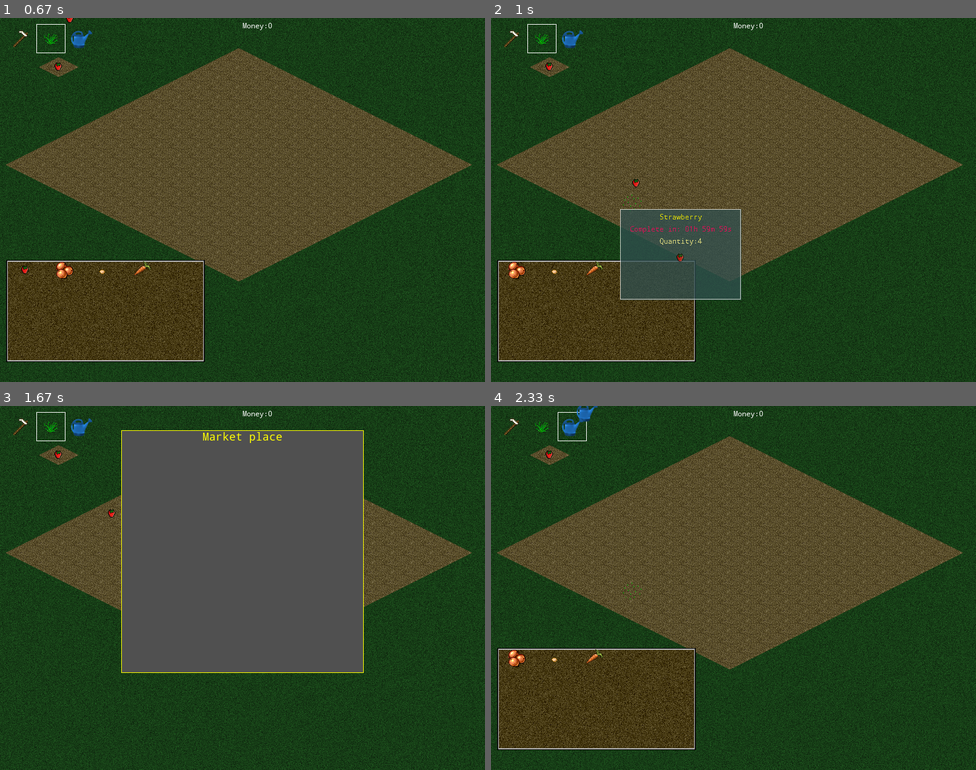
Above: before the commit, frames 1-4 (two rows, left to right).
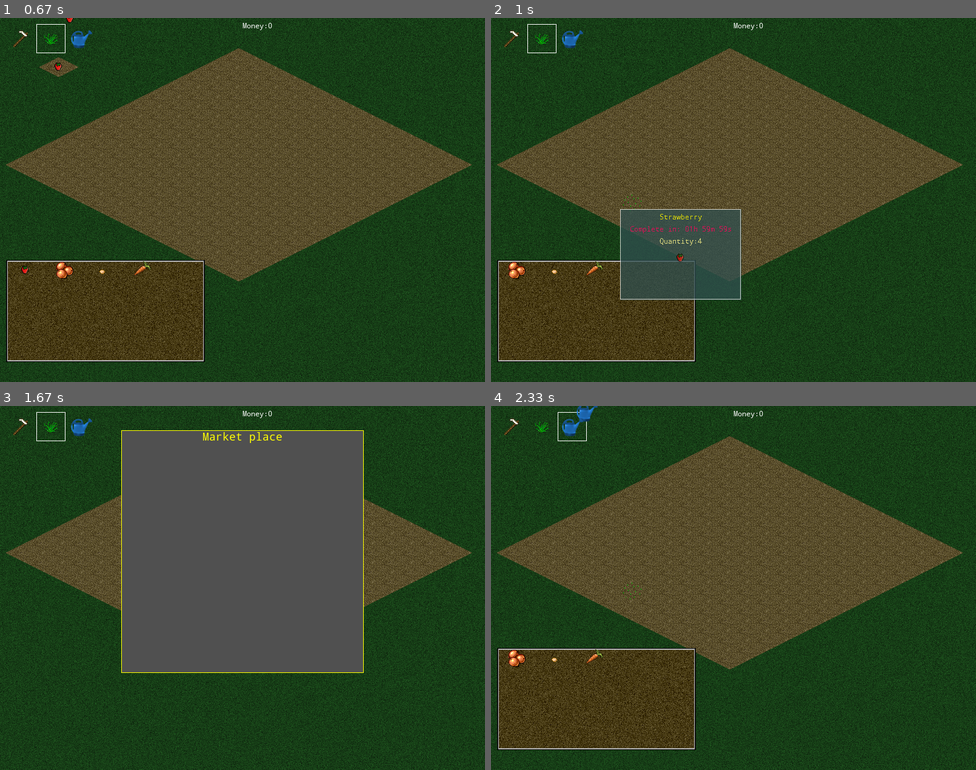
Above: after the commit, the same moments.

Repository: orneo1212/PythonFarmGame
Game: pygame game, started from pyFarmGame.py
The game is run twice, just before and just after one commit, with the same random seed, the same clock (stepped at 60 frames per second) and the same inputs. The source is Python 2; it was converted automatically to run under Python 3.
Inputs (mouse positions are in pixels of both pictures, inside the frame that each line leads up to):
- Up to frame 1 (0.67 s): click (48, 39) at 0.38 s
- Up to frame 2 (1 s): click (617, 203) at 0.72 s
- Up to frame 3 (1.67 s): click (92, 533) at 1.05 s; tap S at 1.33 s
- Up to frame 4 (2.33 s): tap S at 1.67 s; click (573, 427) at 2.05 s

Frame 1 is identical in both runs. In frame 2, 0.3% of the frame differs, in the area x 8-31%, y 10-47%; in frame 3, 0.3%; in frame 4, 0.2%.

Commit message:
Clear current seed when user dont have it

Diff:
--- a/farmlib/player.py
+++ b/farmlib/player.py
@@ -23,6 +23,8 @@
             seed = Seed()
             seed.apply_dict(seeds[index])
             return seed
+        #There no seed in inventory
+        return False
 
     def event_harvest(self, seedharvested):
         #self.money += seedharvested.growtime / 120
--- a/farmlib/renderfunctions.py
+++ b/farmlib/renderfunctions.py
@@ -18,8 +18,11 @@
 
     #Draw current tool
     if currenttool == "plant":
-        if currentseed == None:img = None
-        img = imgloader.loadimage('seed' + str(currentseed))
+        #draw seed only when correct is selected
+        if currentseed == None:
+            img = None
+        else:
+            img = imgloader.loadimage('seed' + str(currentseed))
     if currenttool == "harvest":
         img = imgloader.loadimage('sickle')
     if currenttool == "watering":
--- a/pyFarmGame.py
+++ b/pyFarmGame.py
@@ -61,14 +61,16 @@
 
     def update(self):
         """Update farm"""
-
+        #Clear current seed if user dont have it
+        if self.currentseed != None:
+            if self.currentseed not in self.player.inventory:
+                self.currentseed = None
         self.inventory.update()
 
         #update a farm
         modified = self.farm.update()
         if modified:
             self.regenerate_groups()
-            self.currentseed = None
 
     def regenerate_groups(self):
         self.groups[0] = generate_field_sprites(
@@ -101,9 +103,12 @@
             #there no seed under mouse
             else:
                 if self.currenttool == 'plant' and pos:
-                    self.farm.plant(pos[0], pos[1],
-                        self.player.create_new_seed_by_id(self.currentseed)
-                        )
+                    #Plant seed if user have it and its empty field
+                    newseed = self.player.create_new_seed_by_id(self.currentseed)
+                    if not newseed:
+                        self.currentseed = None
+                    else:
+                        self.farm.plant(pos[0], pos[1], newseed)
                     #regenerate sprites
                     self.regenerate_groups()
 
